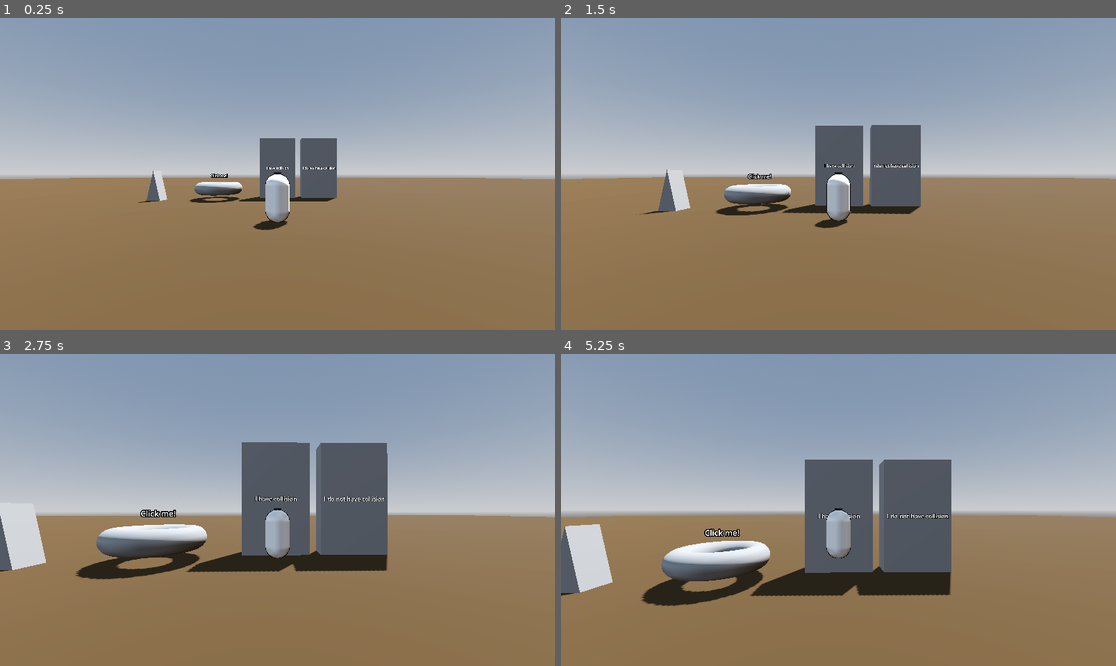
Above: before the commit, frames 1-4 (two rows, left to right).
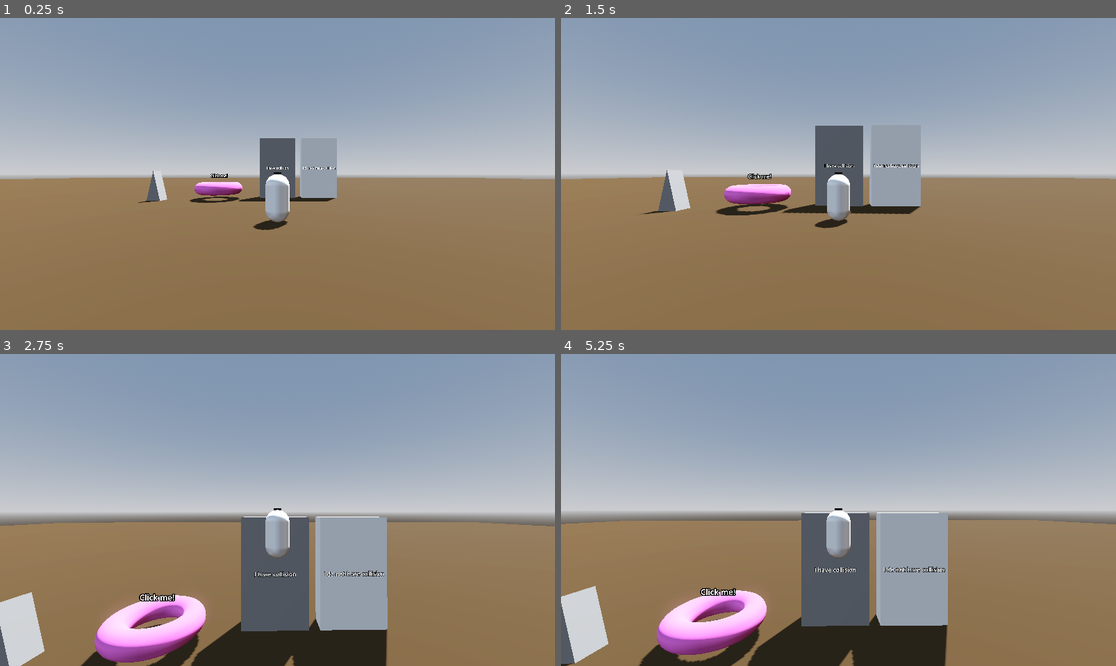
Above: after the commit, the same moments.

Repository: Gjosti/dev-sandbox
Game: Godot game, scene res://Levels/sandbox_level.tscn
Same seed, same stepped clock (60 frames per second), same inputs: the game is played once before the commit and once after it.
Inputs (mouse positions are in pixels of both pictures, inside the frame that each line leads up to):
- Up to frame 1 (0.25 s): no input
- Up to frame 2 (1.5 s): tap Enter at 0.5 s; move the mouse to (866, 174) at 0.52 s; hold Space (jump) 0.53-1.28 s; hold W (move_forward) from 0.53 s (still down); click (866, 174) at 0.67 s; move the mouse to (810, 174) at 1.27 s; tap Mouse wheel down (scroll_backward) at 1.35 s
- Up to frame 3 (2.75 s): keep holding W (move_forward); tap Space (jump) at 1.52, 1.55, 1.82 s; move the mouse to (288, 503) at 2.02 s; hold Space (jump) from 2.03 s (still down); tap Mouse wheel up (scroll_forward) at 2.1 s
- Up to frame 4 (5.25 s): keep holding W (move_forward); move the mouse to (832, 516) at 2.77 s; release Space (jump) at 2.78 s; tap Space (jump) at 2.85, 3.02, 3.32, 4.52, 4.55, 4.82 s; click (832, 516) at 2.92 s; move the mouse to (877, 513) at 3.52 s; hold Space (jump) 3.53-4.28 s; tap Mouse wheel down (scroll_backward) at 3.6 s; move the mouse to (794, 506) at 4.27 s; tap Mouse wheel up (scroll_forward) at 4.35 s; move the mouse to (844, 510) at 5.02 s; hold Space (jump) from 5.03 s (still down); click (844, 510) at 5.17 s

The runs differ from the first frame. In frame 1, 1.6% of the frame differs, in the area x 35-61%, y 38-66%; in frame 2, 3.1%; in frame 3, 28%, in the area x 0-100%, y 28-100%; in frame 4, 28%.

Commit message:
Customizable jump. adjustable:  height, time to peak, time to descent and amount of in-air jumps.

Diff:
--- a/Levels/sandbox_level.tscn
+++ b/Levels/sandbox_level.tscn
@@ -27,6 +27,14 @@
 [sub_resource type="BoxMesh" id="BoxMesh_e63bh"]
 material = SubResource("StandardMaterial3D_oyyku")
 size = Vector3(200, 1, 200)
+
+[sub_resource type="StandardMaterial3D" id="StandardMaterial3D_qag8g"]
+distance_fade_mode = 2
+distance_fade_min_distance = 0.5
+distance_fade_max_distance = 5.0
+
+[sub_resource type="StandardMaterial3D" id="StandardMaterial3D_l7jkp"]
+albedo_color = Color(1, 0.45, 0.8808333, 1)
 
 [sub_resource type="TorusMesh" id="TorusMesh_67hdk"]
 
@@ -75,6 +83,7 @@
 [node name="CSGBox3D2" type="CSGBox3D" parent="CollisionWalls"]
 transform = Transform3D(1, 0, 0, 0, 1, 0, 0, 0, 1, 3.5011451, 2.5, -9.145692)
 size = Vector3(3, 5, 1)
+material = SubResource("StandardMaterial3D_qag8g")
 
 [node name="CollisionOffLabel" type="Label3D" parent="CollisionWalls/CSGBox3D2"]
 transform = Transform3D(1, 0, 0, 0, 1, 0, 0, 0, 1, 0, 0, 0.5279131)
@@ -92,6 +101,7 @@
 
 [node name="MeshInstance3D" type="MeshInstance3D" parent="OutlinePlayground/MouseHoverOutlineBox"]
 transform = Transform3D(1.835, 0, 0, 0, 1.835, 0, 0, 0, 1.835, 0, 0, 0)
+material_override = SubResource("StandardMaterial3D_l7jkp")
 mesh = SubResource("TorusMesh_67hdk")
 skeleton = NodePath("../../..")
 
--- a/Outlines/XRayOutline.tres
+++ b/Outlines/XRayOutline.tres
@@ -3,7 +3,8 @@
 [sub_resource type="StandardMaterial3D" id="StandardMaterial3D_w1y3n"]
 render_priority = -1
 no_depth_test = true
-albedo_color = Color(0.4131, 0.43571, 0.51, 0.5294118)
+shading_mode = 0
+albedo_color = Color(0.6907189, 0.71099913, 0.77371323, 0.15686275)
 
 [resource]
 render_priority = -2
@@ -14,4 +15,3 @@
 shading_mode = 0
 albedo_color = Color(0, 0, 0, 1)
 grow = true
-grow_amount = 0.02
--- a/Player/Player.tscn
+++ b/Player/Player.tscn
@@ -8,6 +8,10 @@
 
 [sub_resource type="CapsuleMesh" id="CapsuleMesh_l2ndj"]
 material = SubResource("StandardMaterial3D_tok1r")
+
+[sub_resource type="StandardMaterial3D" id="StandardMaterial3D_8g4oa"]
+no_depth_test = true
+albedo_color = Color(0, 0, 0, 1)
 
 [sub_resource type="StandardMaterial3D" id="StandardMaterial3D_ddoul"]
 render_priority = -2
@@ -35,6 +39,7 @@
 
 [node name="MeshInstance3D" type="MeshInstance3D" parent="MeshInstance3D"]
 transform = Transform3D(0.69, 0, 0, 0, 0.27, 0, 0, 0, 0.445, 0, 0.94015825, -0.41239765)
+material_override = SubResource("StandardMaterial3D_8g4oa")
 mesh = SubResource("BoxMesh_3qydi")
 surface_material_override/0 = SubResource("StandardMaterial3D_q3lat")
 
--- a/Player/player.gd
+++ b/Player/player.gd
@@ -1,8 +1,14 @@
 extends CharacterBody3D
 
 const SPEED := 5.0
-const JUMP_VELOCITY := 4.5
 
+@export_group("Jump Settings")
+@export var jump_height: float = 5
+@export var jump_time_to_peak: float = 0.5
+@export var jump_time_to_descent: float = 0.25
+@export var extra_jumps: int = 1
+
+@export_group("Camera Settings")
 @export var mouse_sensitivity: float = 0.00075
 @export var camera_scroll_sensitivity = 0.25
 @export var min_camera_rotation: float = -90
@@ -11,6 +17,7 @@
 @export var max_camera_distance: float = 15
 
 var _look := Vector2.ZERO
+var jumps_left = extra_jumps
 
 @onready var horizontal_pivot: Node3D = $HorizontalPivot
 @onready var vertical_pivot: Node3D = $HorizontalPivot/VerticalPivot
@@ -18,23 +25,30 @@
 @onready var collision_shape_3d: CollisionShape3D = $CollisionShape3D
 @onready var camera_arm: SpringArm3D = $HorizontalPivot/VerticalPivot/CameraArm
 
+# Jump vars
+@onready var jump_velocity: float = (2.0 * jump_height) / jump_time_to_peak
+@onready var jump_gravity: float = (-2.0 * jump_height) / (jump_time_to_peak * jump_time_to_peak)
+@onready var fall_gravity: float = (-2.0 * jump_height) / (jump_time_to_peak * jump_time_to_descent)
+
 func _ready() -> void:
 	Input.mouse_mode = Input.MOUSE_MODE_CAPTURED
 
 func _physics_process(delta: float) -> void:
 	frame_camera_rotation()
+	velocity.y += get_player_gravity() * delta
 
-	if not is_on_floor():
-		velocity += get_gravity() * delta
+	# Jumping
+	if is_on_floor():
+		jumps_left = extra_jumps
 
+
+	# Directional Movement
 	var input_dir := Input.get_vector("move_left", "move_right", "move_forward", "move_backward")
 	var direction := Vector3.ZERO
-
 	if input_dir.length() > 0:
 		var camera_yaw = horizontal_pivot.rotation.y
 		var camera_basis = Basis(Vector3.UP, camera_yaw)
 		direction = (camera_basis * Vector3(input_dir.x, 0, input_dir.y)).normalized()
-
 	if direction != Vector3.ZERO:
 		velocity.x = direction.x * SPEED
 		velocity.z = direction.z * SPEED
@@ -56,15 +70,23 @@
 		if event is InputEventMouseMotion:
 			_look += -event.relative * mouse_sensitivity
 
-	# Jump
-	if Input.is_action_just_pressed("jump") and is_on_floor():
-		velocity.y = JUMP_VELOCITY
-
+	if event.is_action_pressed("jump"):
+		jump()
+	if event.is_action_released("jump") and velocity.y >= 0:
+		velocity.y *= 0.5
 	# Camera zoom
 	if Input.is_action_just_pressed("scroll_forward"):
 		camera_arm.spring_length = clampf(camera_arm.spring_length - camera_scroll_sensitivity, min_camera_distance, max_camera_distance)
 	if Input.is_action_just_pressed("scroll_backward"):
 		camera_arm.spring_length = clampf(camera_arm.spring_length + camera_scroll_sensitivity, min_camera_distance, max_camera_distance)
+
+func jump() -> void:
+	if jumps_left > 0:
+		jumps_left -= 1
+		velocity.y = jump_velocity
+
+func get_player_gravity() -> float:
+	return jump_gravity if velocity.y > 0.0 else fall_gravity
 
 func frame_camera_rotation() -> void:
 	horizontal_pivot.rotation.y += _look.x
--- a/project.godot
+++ b/project.godot
@@ -84,3 +84,13 @@
 "events": [Object(InputEventKey,"resource_local_to_scene":false,"resource_name":"","device":-1,"window_id":0,"alt_press …(192 unchanged characters)…
 ]
 }
+Dash={
+"deadzone": 0.2,
+"events": [Object(InputEventKey,"resource_local_to_scene":false,"resource_name":"","device":-1,"window_id":0,"alt_pressed":false,"shift_pressed":false,"ctrl_pressed":false,"meta_pressed":false,"pressed":false,"keycode":0,"physical_keycode":4194325,"key_label":0,"unicode":0,"location":0,"echo":false,"script":null)
+]
+}
+
+[physics]
+
+3d/physics_engine="Jolt Physics"
+3d/default_gravity=10.0
Not shown: 1 places in Levels/sandbox_level.tscn that only renumber resources
Not shown: 1 places in Player/Player.tscn that only renumber resources
